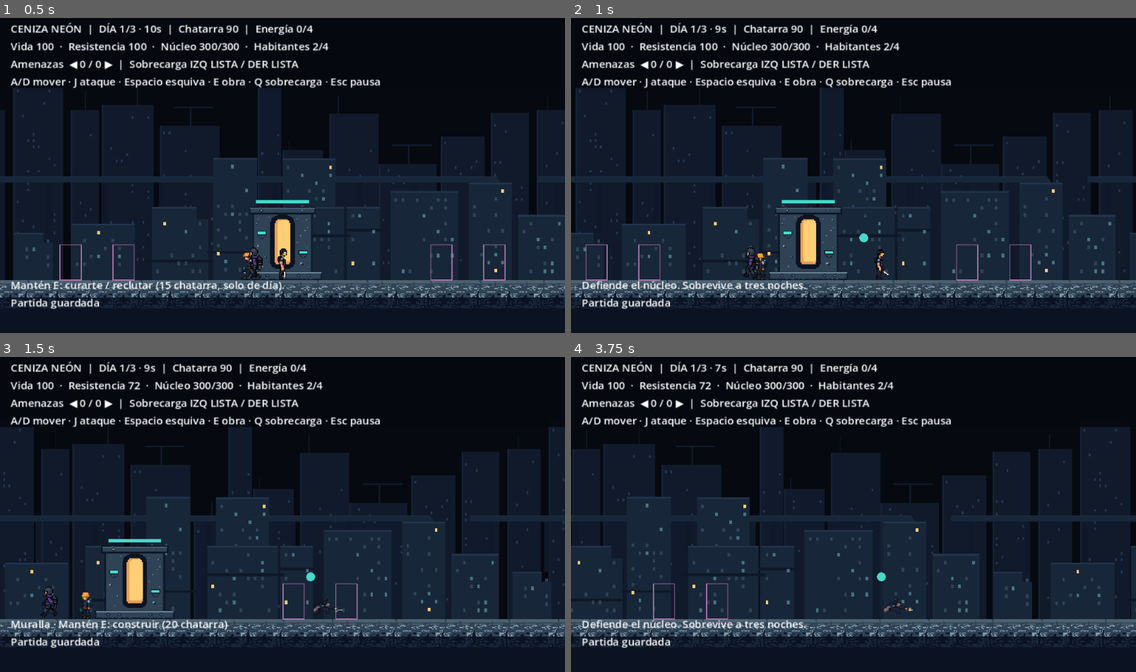
Above: before the commit, frames 1-4 (two rows, left to right).
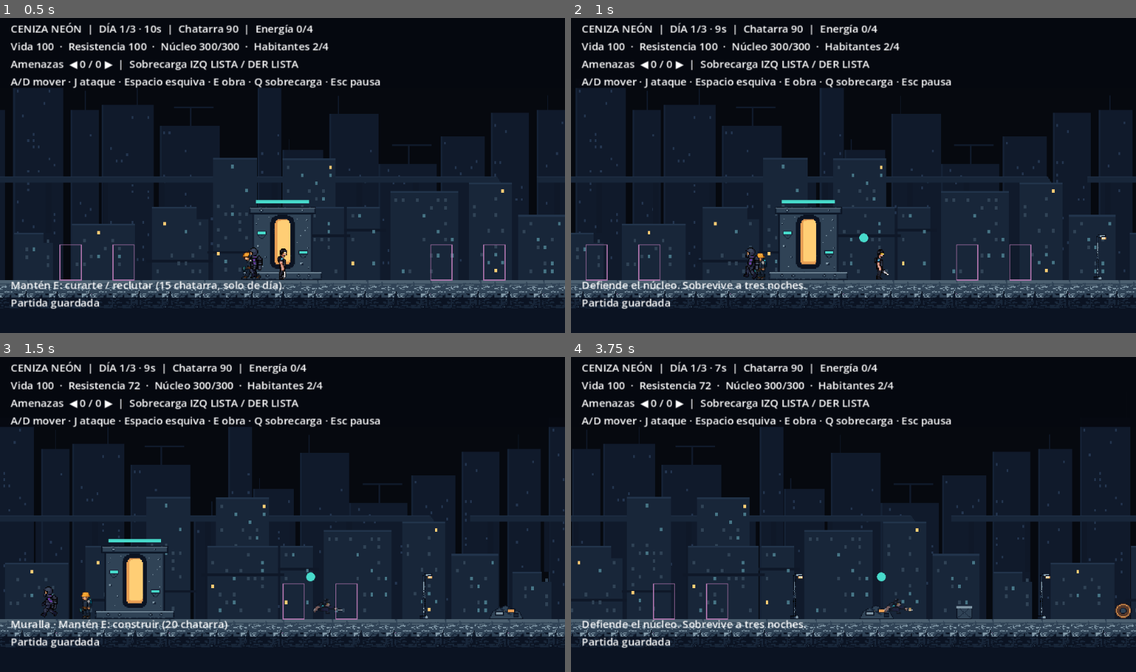
Above: after the commit, the same moments.

Repository: CarlosFloresDev/ceniza-neon
Game: Godot game, scene res://levels/main.tscn
The game is run twice, just before and just after one commit, with the same random seed, the same clock (stepped at 60 frames per second) and the same inputs.
Inputs (mouse positions are in pixels of both pictures, inside the frame that each line leads up to):
- Up to frame 1 (0.5 s): no input
- Up to frame 2 (1 s): move the mouse to (977, 159) at 0.52 s; hold D (move_right) from 0.53 s (still down); hold J (attack) from 0.53 s (still down); click (977, 159) at 0.67 s
- Up to frame 3 (1.5 s): keep holding D (move_right); move the mouse to (169, 530) at 1.27 s; release J (attack) at 1.28 s; tap Space (dodge) at 1.35 s
- Up to frame 4 (3.75 s): move the mouse to (910, 445) at 2.02 s; release D (move_right) at 2.03 s; hold A (move_left) 2.03-2.78 s; hold E (interact) 2.03-2.78 s; move the mouse to (825, 577) at 2.77 s; hold D (move_right) from 2.78 s (still down); tap J (attack) at 2.85 s; click (825, 577) at 2.92 s; move the mouse to (1023, 561) at 3.52 s; tap Space (dodge) at 3.6 s

Frame 1 is identical in both runs. In frame 2, less than 0.1% of the frame differs, in the area x 92-95%, y 68-83%; in frame 3, 0.2%; in frame 4, 0.4%, in the area x 38-100%, y 68-83%.

Commit message:
feat: decoración del distrito y farolas encendidas de noche

Diff:
--- a/docs/ASSET_SOURCES.csv
+++ b/docs/ASSET_SOURCES.csv
@@ -4,3 +4,4 @@
 collector_recuperador,assets/unidades/recuperador/*/*.png,PixelLab (MCP; personaje 72be3b6e-2db7-44ac-a5b4-539d626d9b15),2026-10-12,docs/GUIA_ARTE.md,Términos de servicio de PixelLab (https://pixellab.ai/termsofservice),"Vista lateral; reposo (plantilla), caminar y reparar (skeleton-v3)"
 enemy_errante_v2,assets/enemies/errante/*/*.png,PixelLab (MCP; personaje ffdd635f-ac53-4c5d-ad17-cb50d19e5fa5),2026-10- …(200 unchanged characters)…
 background_layers,"assets/background/background_{far,mid}.png",Generado por código (tools/generar_fondo.py),2026-10-12,docs/GUIA_ARTE.md#segunda-tanda-escenario-y-colonia,Original del proyecto,"Dos capas repetibles con parallax; paleta de la guía"
+props_district,assets/props/*.png,"Bocetos propios + ComfyUI local (SD 1.5 + SedatAl/pixel-art-LoRa) en car, lamp y sign",2026-10-12,docs/GUIA_ARTE.md,"SD 1.5: CreativeML OpenRAIL-M; LoRA: ver su ficha en Hugging Face","Decoración del distrito"
--- a/levels/district_view.gd
+++ b/levels/district_view.gd
@@ -10,6 +10,17 @@
 const BACKGROUND_MID: Texture2D = preload("res://assets/background/background_mid.png")
 ## Cuánto siguen las capas a la cámara: 1 queda fija en pantalla, 0 se mueve con el mundo.
 const FAR_FOLLOW: float = 0.8
+## Decoración fija del distrito: [textura, x]. Lejos de las obras (±180, ±240) y del núcleo.
+const PROPS: Array = [
+	[preload("res://assets/props/sign.png"), -880.0], [preload("res://assets/props/car.png"), -720.0],
+	[preload("res://assets/props/crate.png"), -630.0], [preload("res://assets/props/lamp.png"), -560.0],
+	[preload("res://assets/props/scrap.png"), -470.0], [preload("res://assets/props/barrel.png"), -395.0],
+	[preload("res://assets/props/barrel.png"), -380.0], [preload("res://assets/props/lamp.png"), -330.0],
+	[preload("res://assets/props/lamp.png"), 330.0], [preload("res://assets/props/scrap.png"), 420.0],
+	[preload("res://assets/props/crate.png"), 520.0], [preload("res://assets/props/lamp.png"), 610.0],
+	[preload("res://assets/props/spool.png"), 700.0], [preload("res://assets/props/sign.png"), 860.0],
+]
+const LAMP: Texture2D = preload("res://assets/props/lamp.png")
 const MID_FOLLOW: float = 0.55
 
 func _ready() -> void:
@@ -23,6 +34,15 @@
 	var camera_x: float = camera.get_screen_center_position().x if camera != null else 0.0
 	_draw_layer(BACKGROUND_FAR, camera_x * FAR_FOLLOW, tint)
 	_draw_layer(BACKGROUND_MID, camera_x * MID_FOLLOW, tint)
+	for prop: Array in PROPS:
+		var texture: Texture2D = prop[0]
+		var size: Vector2 = texture.get_size()
+		var top_left: Vector2 = Vector2(roundf(prop[1] - size.x / 2.0), FLOOR_Y - size.y)
+		if night and texture == LAMP:  # halo de la farola encendida
+			var bulb: Vector2 = top_left + Vector2(size.x - 4.0, 4.0)
+			for ring: int in range(3):
+				draw_circle(bulb, 26.0 - ring * 8.0, Color(1.0, 0.81, 0.46, 0.05 + ring * 0.04))
+		draw_texture(texture, top_left, tint)
 	draw_rect(Rect2(-960, FLOOR_Y, 1920, 80), Color("0b1322"))
 	draw_texture_rect(GROUND, Rect2(-960, FLOOR_Y, 1920, GROUND.get_height()), true)
 	if is_instance_valid(player) and player.health > 0:
Binary file added: assets/props/barrel.png
Not shown, added: assets/props/barrel.png.import
Binary file added: assets/props/car.png
Not shown, added: assets/props/car.png.import
Binary file added: assets/props/crate.png
Not shown, added: assets/props/crate.png.import
Binary file added: assets/props/lamp.png
Not shown, added: assets/props/lamp.png.import
Binary file added: assets/props/scrap.png
Not shown, added: assets/props/scrap.png.import
Binary file added: assets/props/sign.png
Not shown, added: assets/props/sign.png.import
(and 2 more such lines)
